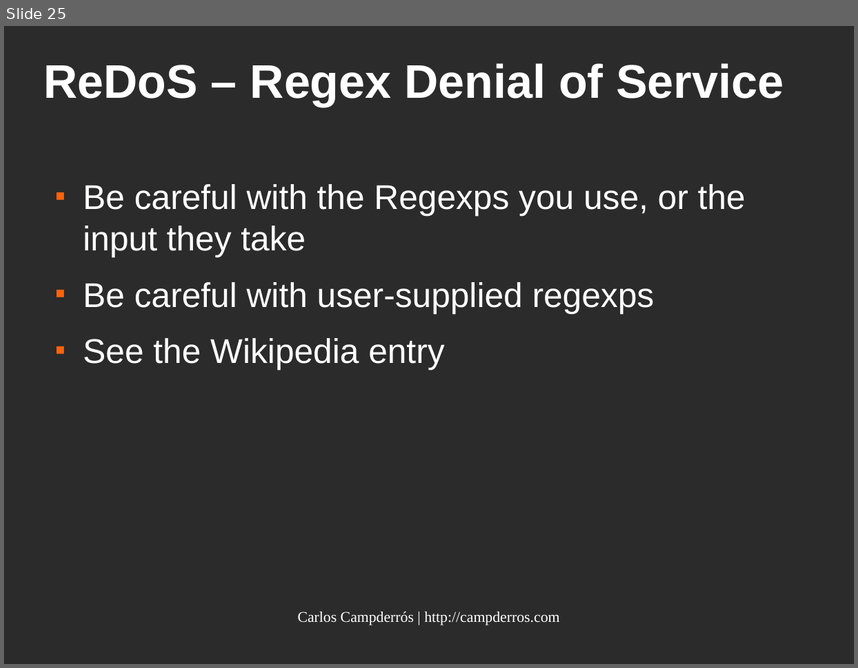
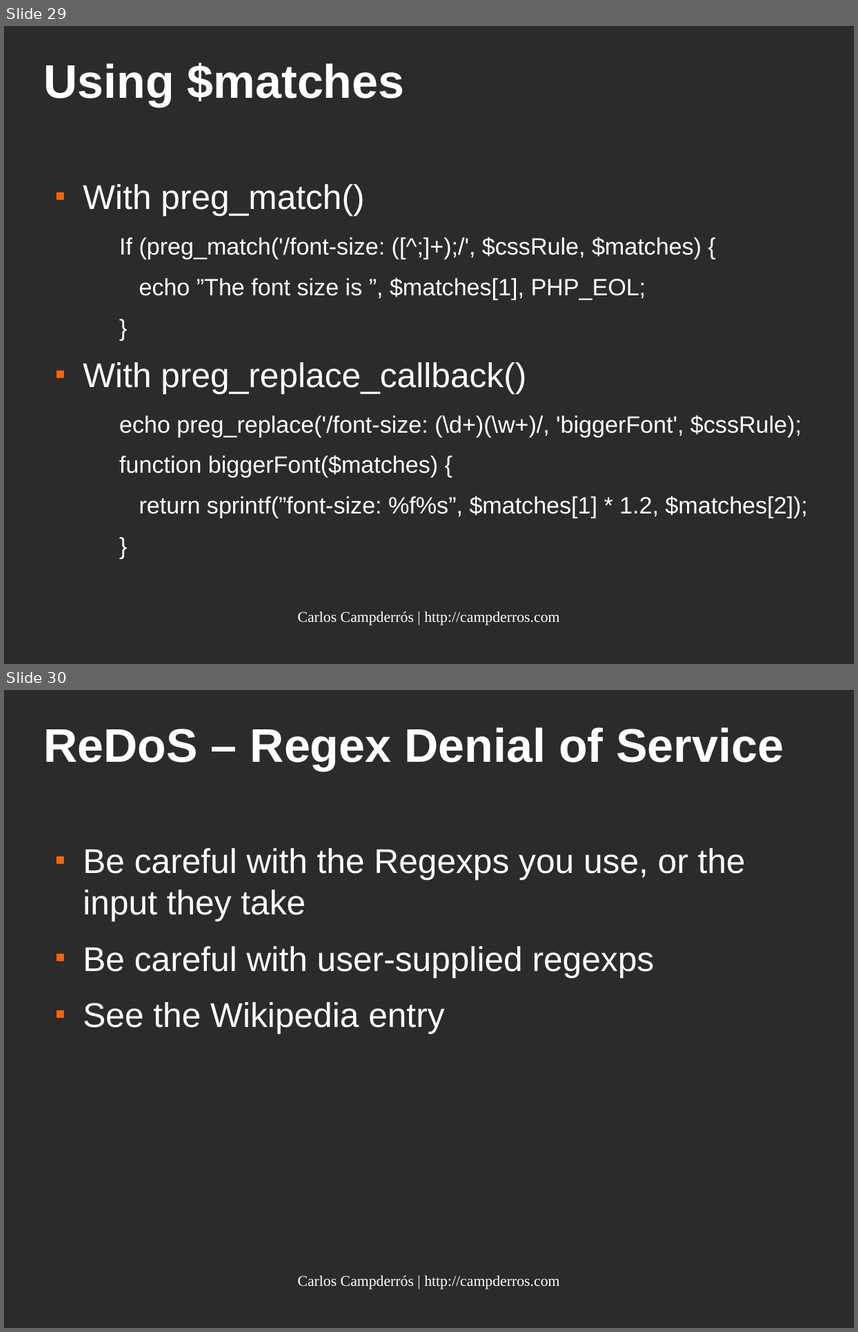
Before and after one commit to kampde/phpRegexTest, a slide deck: regular_expressions.odp. Shown one above the other, each under a label of ours: slide 25 before the commit, slides 29 and 30 after it. The pictures are 858x668 and 858x1332 pixels, drawn with LibreOffice and Linux fonts; fonts in the diff are those of the drawing; background and template pictures are left out; a plain dark background stands for a picture behind light text. Boxes give left, top, right and bottom in pixels: in the first picture for what was removed or moved away, otherwise in the second. Text is boxed around its words. In the diff, an @@ line names an element or a change of style, - is before the commit and + after.

```diff
--- a/regular_expressions.odp
+++ b/regular_expressions.odp
@@ slide 29 added at <box>4,26,854,664</box>, background picture (left out) @@
@@ title added at <box>43,63,405,107</box>, 44 pt, text #FFFFFF, bold @@
+Using $matches
@@ text added at <box>83,184,807,518</box>, 22 pt, text #FFFFFF @@
+■ With preg_match()
+  If (preg_match('/font-size: ([^;]+);/', $cssRule, $matches) {
+  echo ”The font size is ”, $matches[1], PHP_EOL;
+  }
+■ With preg_replace_callback()
+  echo preg_replace('/font-size: (\d+)(\w+)/, 'biggerFont', $cssRule);
+  function biggerFont($matches) {
+  return sprintf(”font-size: %f%s”, $matches[1] * 1.2, $matches[2]);
+  }
@@ text added at <box>298,611,559,625</box>, 14 pt, text #FFFFFF @@
+Carlos Campderrós | http://campderros.com
@@ what was slide 25 is now slide 30 @@
```
Also in this commit, not shown: 1 slide changed, 7 other slides added.
